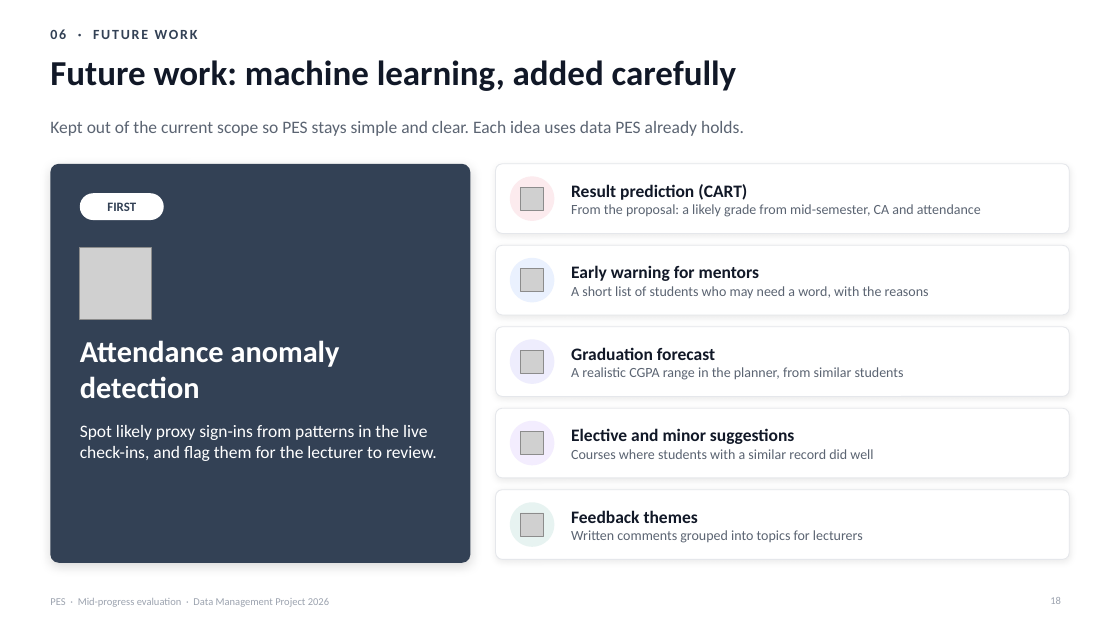
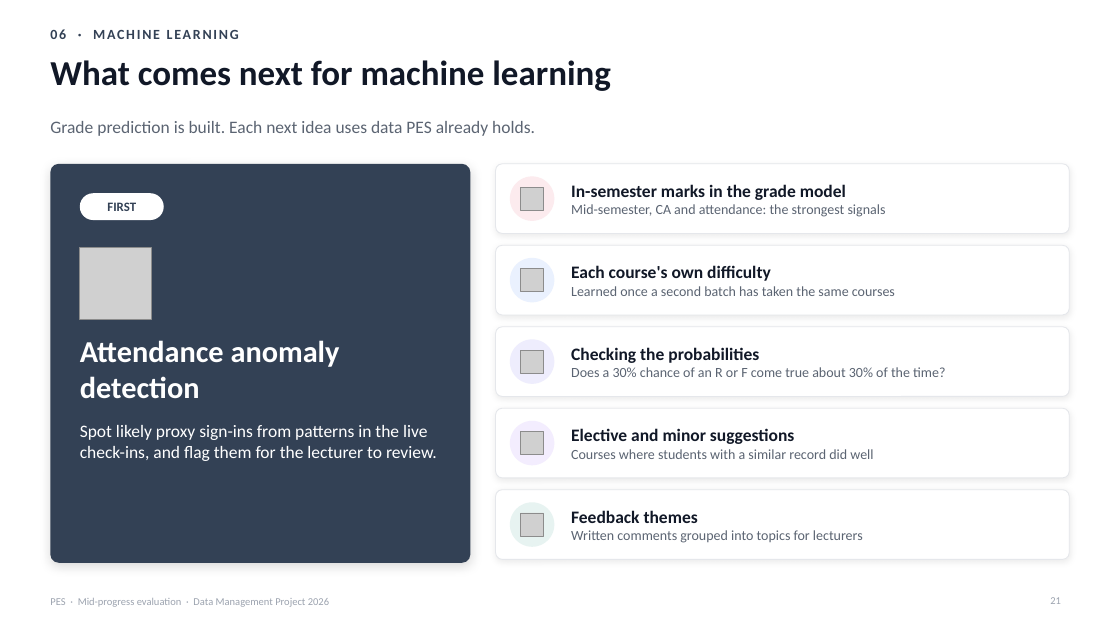
Before and after one commit to Senadheera-eng/Performance-Evaluation-System, a slide deck: slide 21 of presentations/PES_Mid_Progress_Evaluation.pptx (slide 18 before the commit). Drawn at 1120x630 pixels with LibreOffice and Linux fonts; fonts in the diff are those of the drawing; grey boxes stand for pictures. Boxes give left, top, right and bottom in pixels: in the first picture for what was removed or moved away, otherwise in the second. Text is boxed around its words. In the diff, an @@ line names an element or a change of style, - is before the commit and + after.

```diff
--- a/presentations/PES_Mid_Progress_Evaluation.pptx
+++ b/presentations/PES_Mid_Progress_Evaluation.pptx
@@ text at (50,29,239,39): text changed @@
-06 · FUTURE WORK
+06 · MACHINE LEARNING
@@ title at (50,60,611,91): text changed @@
-Future work: machine learning, added carefully
+What comes next for machine learning
@@ text at (50,121,535,136): text changed @@
-Kept out of the current scope so PES stays simple and clear. Each idea uses data PES already holds.
+Grade prediction is built. Each next idea uses data PES already holds.
@@ text at (571,184,886,217): text changed @@
-Result prediction (CART)
-From the proposal: a likely grade from mid-semester, CA and attendance
+In-semester marks in the grade model
+Mid-semester, CA and attendance: the strongest signals
@@ text at (571,265,895,296): text changed @@
-Early warning for mentors
-A short list of students who may need a word, with the reasons
+Each course's own difficulty
+Learned once a second batch has taken the same courses
@@ text at (571,347,945,377): text changed @@
-Graduation forecast
-A realistic CGPA range in the planner, from similar students
+Checking the probabilities
+Does a 30% chance of an R or F come true about 30% of the time?
@@ page number at (1050,597,1061,604): text changed @@
-18
+21
```
Also in this commit, not shown: 7 other slides changed, 3 slides added.
